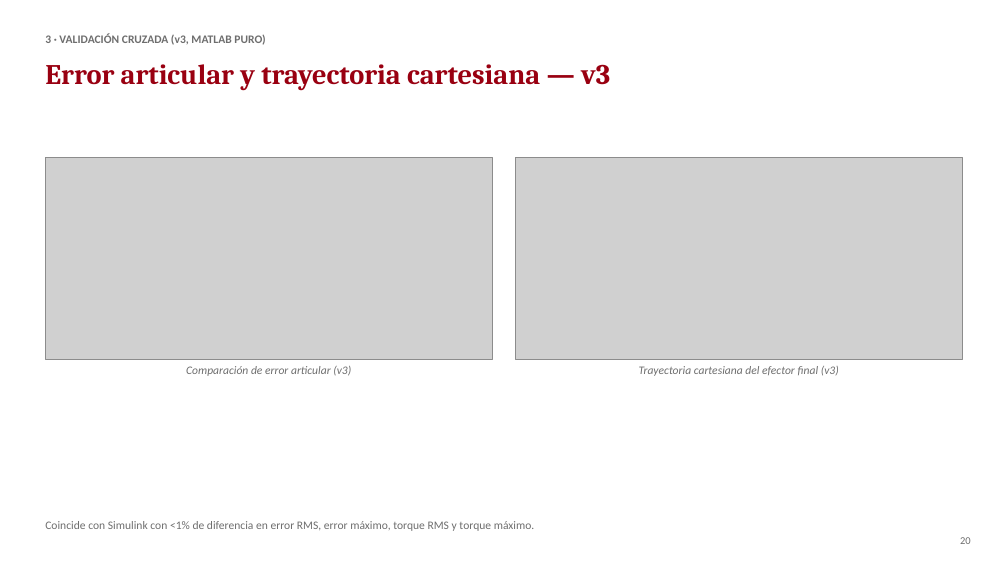
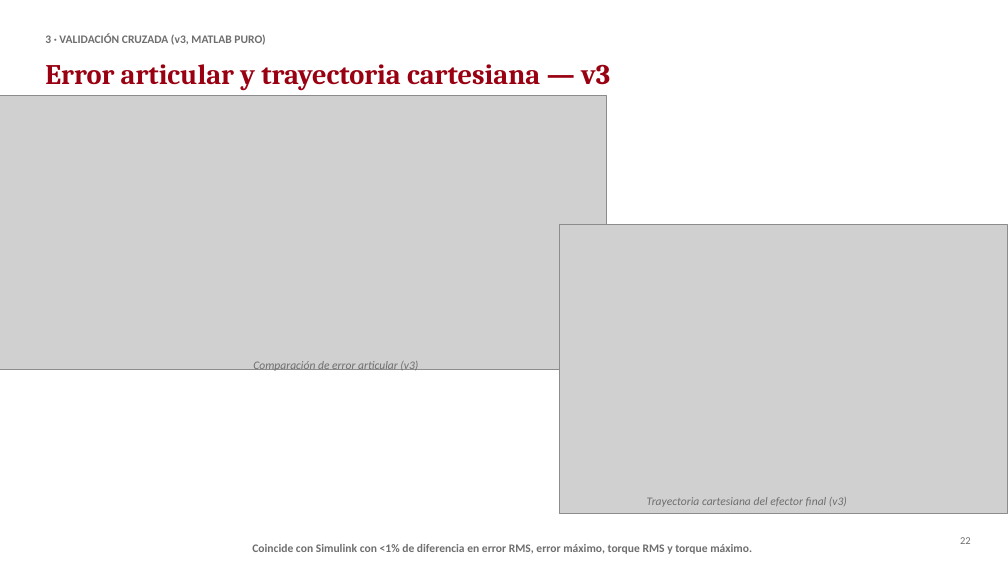
Before and after one commit to webconceptos/Robotica3GDL, a slide deck: slide 22 of 04_presentacion/PPT_Trabajo_Final_Robot_3GDL.pptx (slide 20 before the commit). Drawn at 1008x567 pixels with LibreOffice and Linux fonts; fonts in the diff are those of the drawing; grey boxes stand for pictures. Boxes give left, top, right and bottom in pixels: in the first picture for what was removed or moved away, otherwise in the second. Text is boxed around its words. In the diff, an @@ line names an element or a change of style, - is before the commit and + after.

```diff
--- a/04_presentacion/PPT_Trabajo_Final_Robot_3GDL.pptx
+++ b/04_presentacion/PPT_Trabajo_Final_Robot_3GDL.pptx
@@ picture: place and size @@
-picture at box(45, 157, 493, 359)
+picture at box(0, 96, 607, 371)
@@ picture: place and size @@
-picture at box(516, 157, 963, 359)
+picture at box(560, 225, 1007, 513)
@@ text "Comparación de error articular (v3)": place and size @@
-text "Comparación de error articular (v3)" at box(186, 366, 351, 376)
+text "Comparación de error articular (v3)" at box(253, 361, 418, 373)
@@ text "Trayectoria cartesiana del efector final ...": place and size @@
-text "Trayectoria cartesiana del efector final ..." at box(639, 366, 839, 376)
+text "Trayectoria cartesiana del efector final ..." at box(647, 497, 847, 507)
@@ text "Coincide con Simulink con <1% ...": place and size @@
-text "Coincide con Simulink con <1% ..." at box(45, 521, 535, 531)
+text "Coincide con Simulink con <1% ..." at box(252, 544, 752, 554)
@@ text "Coincide con Simulink con <1% ..." at box(252, 544, 752, 554): bold on; alignment left to centre @@
```
Also in this commit, not shown: 24 other slides changed, 3 slides added, 1 other file.
